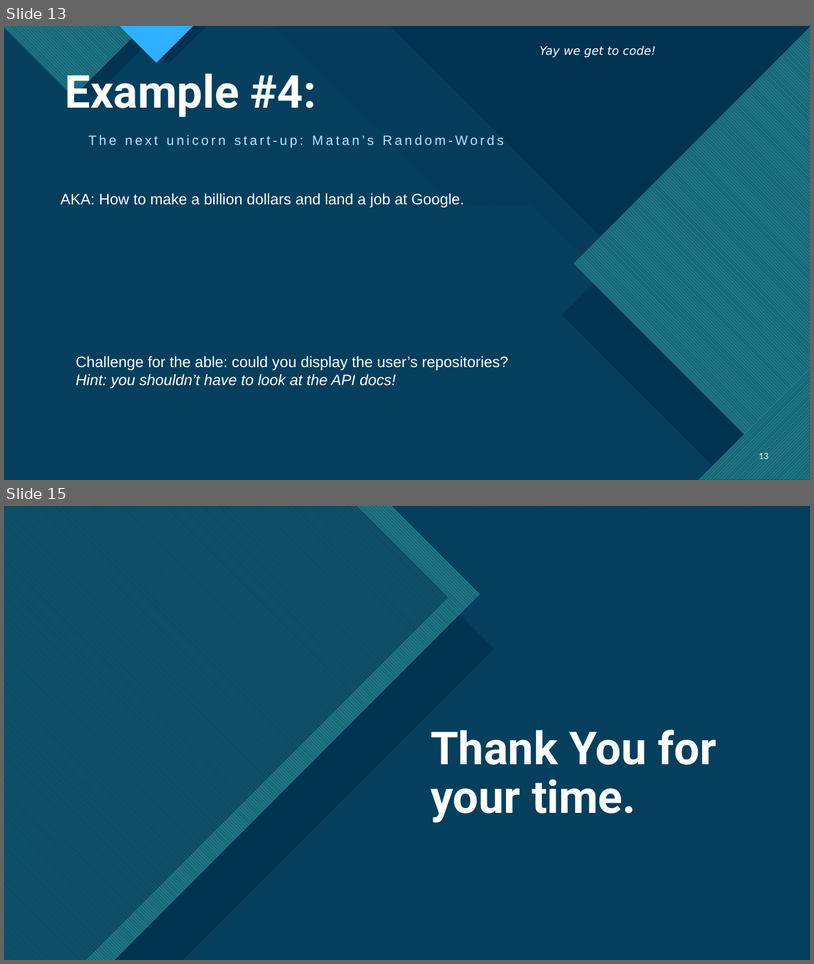
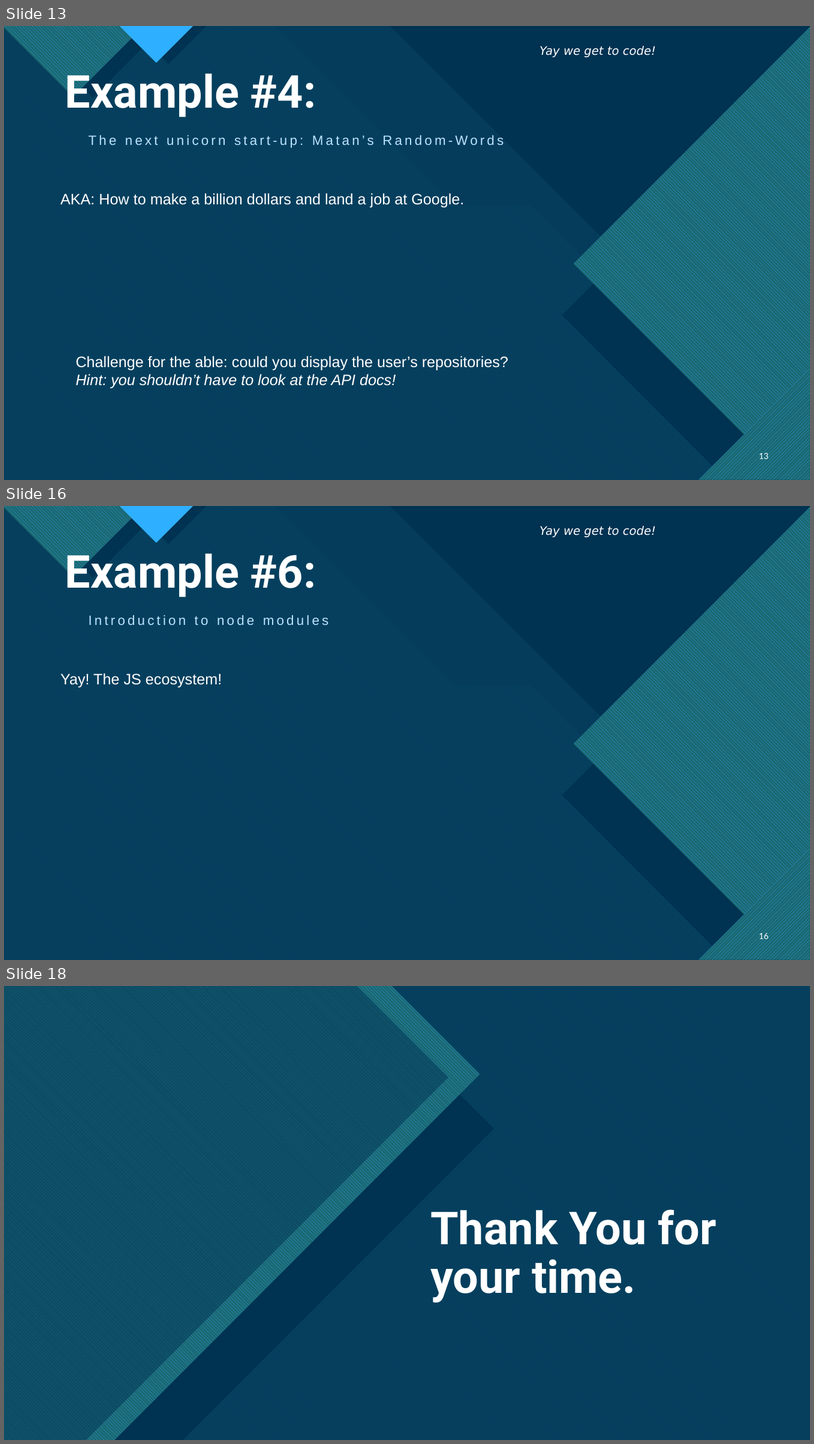
Before and after one commit to GnarlyMshtep/interSoftwareCommunication, a slide deck: presentationForInterSoftwareCommunication.pptx. Shown one above the other, each under a label of ours: slides 13 and 15 before the commit, slides 13, 16 and 18 after it; the slides between them are not shown. The pictures are 814x964 and 814x1444 pixels, drawn with LibreOffice and Linux fonts; fonts in the diff are those of the drawing. Boxes give left, top, right and bottom in pixels: in the first picture for what was removed or moved away, otherwise in the second. Text is boxed around its words. In the diff, an @@ line names an element or a change of style, - is before the commit and + after.

```diff
--- a/presentationForInterSoftwareCommunication.pptx
+++ b/presentationForInterSoftwareCommunication.pptx
@@ slide 16 added at (4,506,810,960), background #FFFFFF; not listed: 22 template elements that a slide beside it also shows @@
@@ text added at (540,526,656,537), 14 pt, text #FFFFFF, italic @@
+Yay we get to code!
@@ title added at (65,546,317,597), 54 pt, text #FFFFFF, bold @@
+Example #6:
@@ text added at (89,615,329,625), 16 pt, text #BAE4FF @@
+Introduction to node modules
@@ text added at (60,673,222,688), 18 pt, text #FFFFFF @@
+Yay! The JS ecosystem!
@@ page number added at (759,931,769,941), 10 pt, text #FFFFFF @@
+16
@@ what was slide 15 is now slide 18 @@
```
Also in this commit, not shown: 2 slides changed, 2 other slides added, 2 other files.
